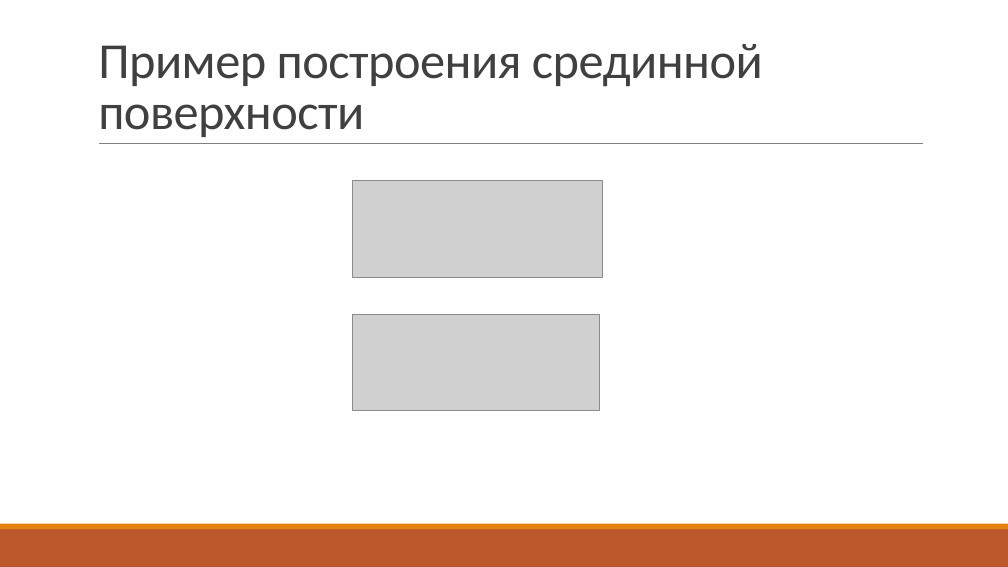
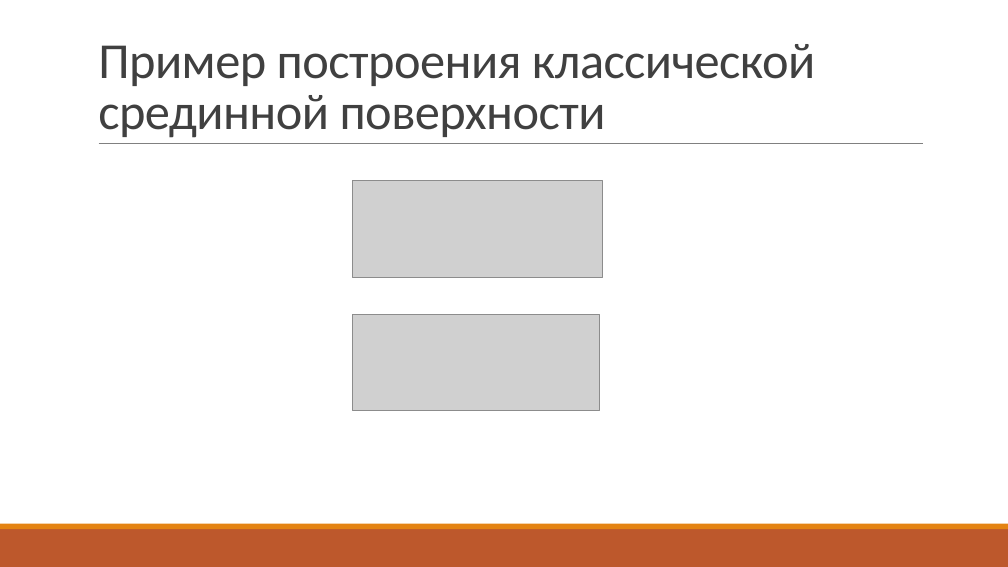
Before and after one commit to UNN-ITMM-AI381607m/middle-surface-proj, a slide deck: slide 12 of doc/publication/презентация.pptx. Drawn at 1008x567 pixels with LibreOffice and Linux fonts; fonts in the diff are those of the drawing; grey boxes stand for pictures. Boxes give left, top, right and bottom in pixels: in the first picture for what was removed or moved away, otherwise in the second. Text is boxed around its words. In the diff, an @@ line names an element or a change of style, - is before the commit and + after.

```diff
--- a/doc/publication/презентация.pptx
+++ b/doc/publication/презентация.pptx
@@ title at [98, 44, 815, 138]: text changed @@
-Пример построения срединной поверхности
+Пример построения классической срединной поверхности
```
Also in this commit, not shown: 2 other slides changed.
